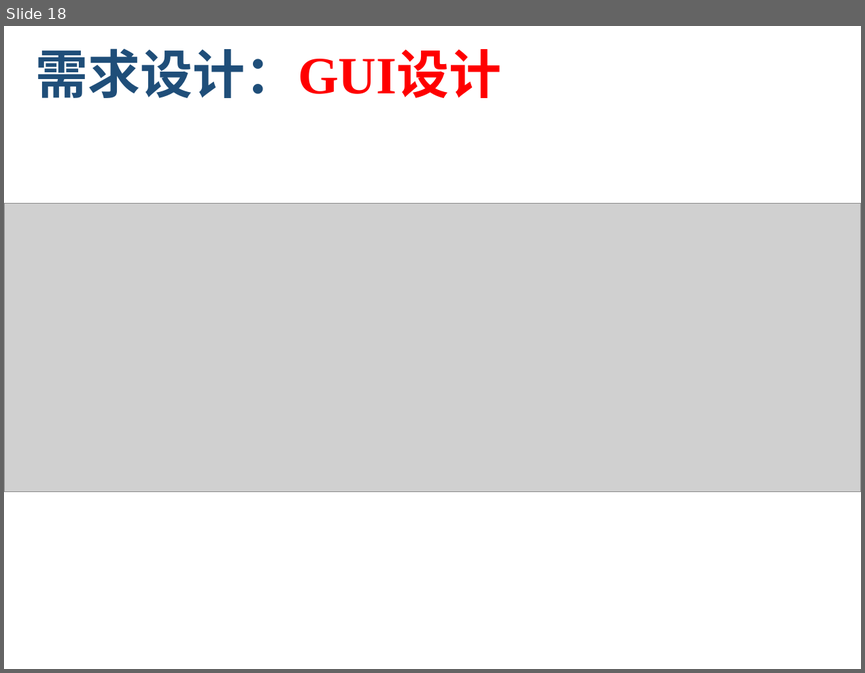
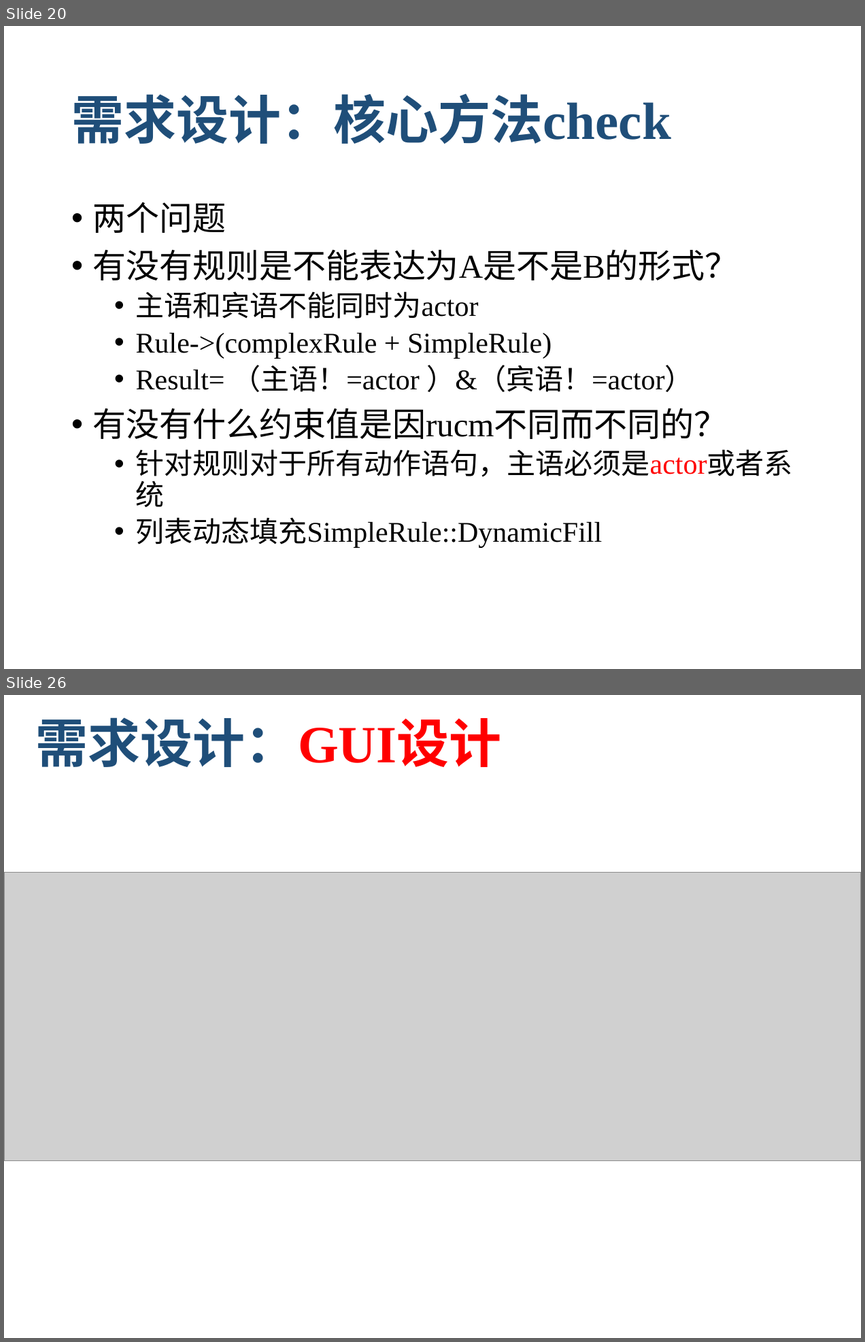
Before and after one commit to zen1995/rucmChecker, a slide deck: finalReport/RUCMChecker_final_report.pptx. Shown one above the other, each under a label of ours: slide 18 before the commit, slides 20 and 26 after it; the slides between them are not shown. The pictures are 865x673 and 865x1342 pixels, drawn with LibreOffice and Linux fonts; fonts in the diff are those of the drawing; grey boxes stand for pictures; background and template pictures are left out. Boxes give left, top, right and bottom in pixels: in the first picture for what was removed or moved away, otherwise in the second. Text is boxed around its words. In the diff, an @@ line names an element or a change of style, - is before the commit and + after.

```diff
--- a/finalReport/RUCMChecker_final_report.pptx
+++ b/finalReport/RUCMChecker_final_report.pptx
@@ slide 20 added at (4, 26, 861, 669), background #FFFFFF @@
@@ title added at (71, 93, 671, 144), 44 pt, text #1F4E79, bold @@
+需求设计：核心方法check
@@ text added at (93, 202, 793, 548), 24 pt, text #000000 @@
+• 两个问题
+• 有没有规则是不能表达为A是不是B的形式？
+  • 主语和宾语不能同时为actor
+  • Rule->(complexRule + SimpleRule)
+  • Result= （主语！=actor ）&（宾语！=actor）
+• 有没有什么约束值是因rucm不同而不同的？
+  • 针对规则对于所有动作语句，主语必须是actor或者系统
+  • 列表动态填充SimpleRule::DynamicFill
@@ what was slide 18 is now slide 26 @@
```
Also in this commit, not shown: 2 slides changed, 7 other slides added.
